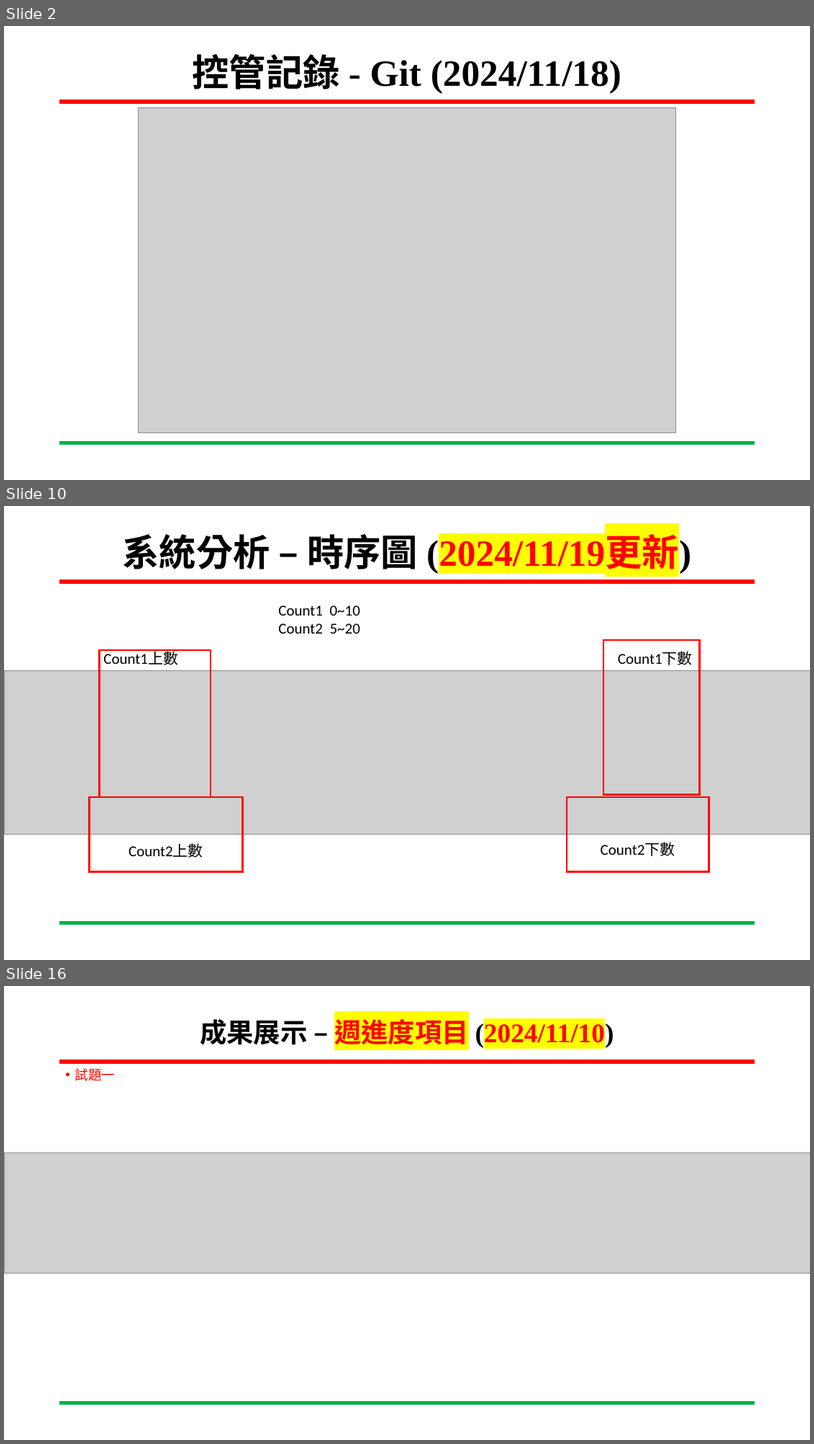
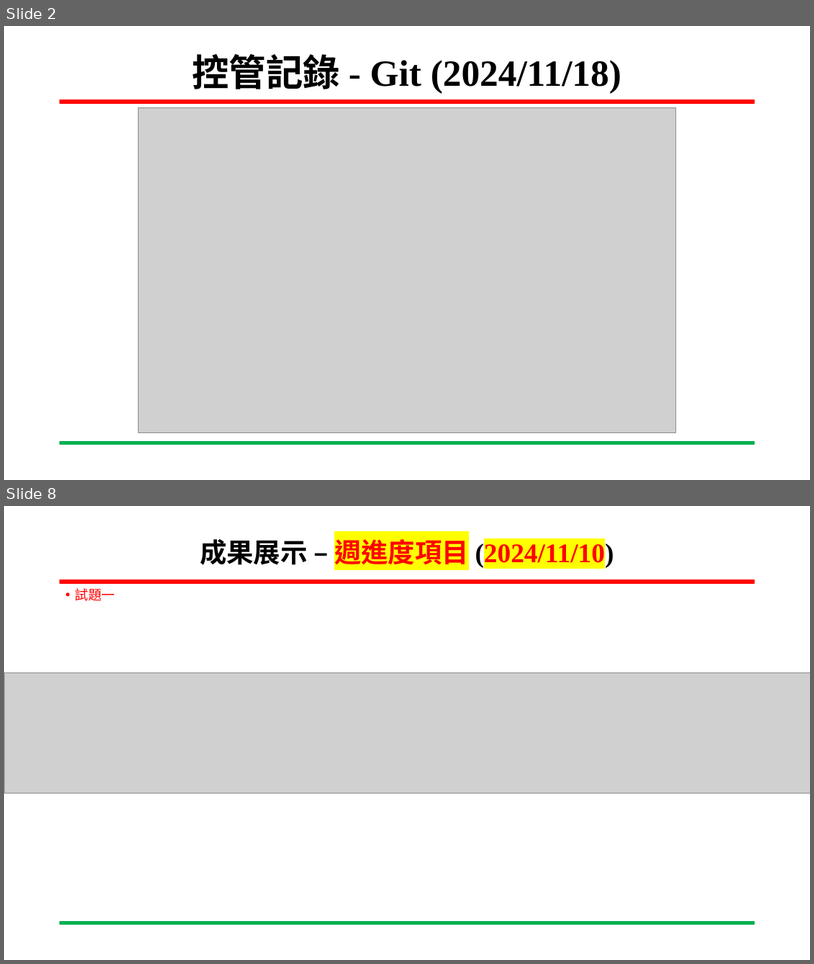
Before and after one commit to wsy0331/SOC_Lab_Exercises, a slide deck: 專案進度報告_吳紹郁_20241121.pptx. Shown one above the other, each under a label of ours: slides 2, 10 and 16 before the commit, slides 2 and 8 after it; the slides between them are not shown. The pictures are 814x1444 and 814x964 pixels, drawn with LibreOffice and Linux fonts; fonts in the diff are those of the drawing; grey boxes stand for pictures; background and template pictures are left out. Boxes give left, top, right and bottom in pixels: in the first picture for what was removed or moved away, otherwise in the second. Text is boxed around its words. In the diff, an @@ line names an element or a change of style, - is before the commit and + after.

```diff
--- a/專案進度報告_吳紹郁_20241121.pptx
+++ b/專案進度報告_吳紹郁_20241121.pptx
@@ slide 10 removed at [4, 506, 810, 960], background #FFFFFF; not listed: 2 template elements that a slide beside it also shows @@
@@ title removed at [123, 534, 692, 574] @@
-系統分析 – 時序圖 (2024/11/19更新)
@@ text removed at [278, 605, 360, 633] @@
-Count1 0~10
-Count2 5~20
@@ rectangle removed at [100, 650, 211, 797] @@
@@ text removed at [103, 651, 178, 665] @@
-Count1上數
@@ rectangle removed at [604, 640, 700, 795] @@
@@ text removed at [618, 651, 693, 665] @@
-Count1下數
@@ picture removed at [4, 671, 810, 834] @@
@@ rectangle removed at [89, 797, 243, 871] @@
@@ rectangle removed at [567, 797, 710, 871] @@
@@ text removed at [129, 844, 203, 857] @@
-Count2上數
@@ text removed at [601, 842, 676, 856] @@
-Count2下數
@@ what was slide 16 is now slide 8 @@
```
Also in this commit, not shown: 5 slides changed, 9 other slides removed, 1 other file.
